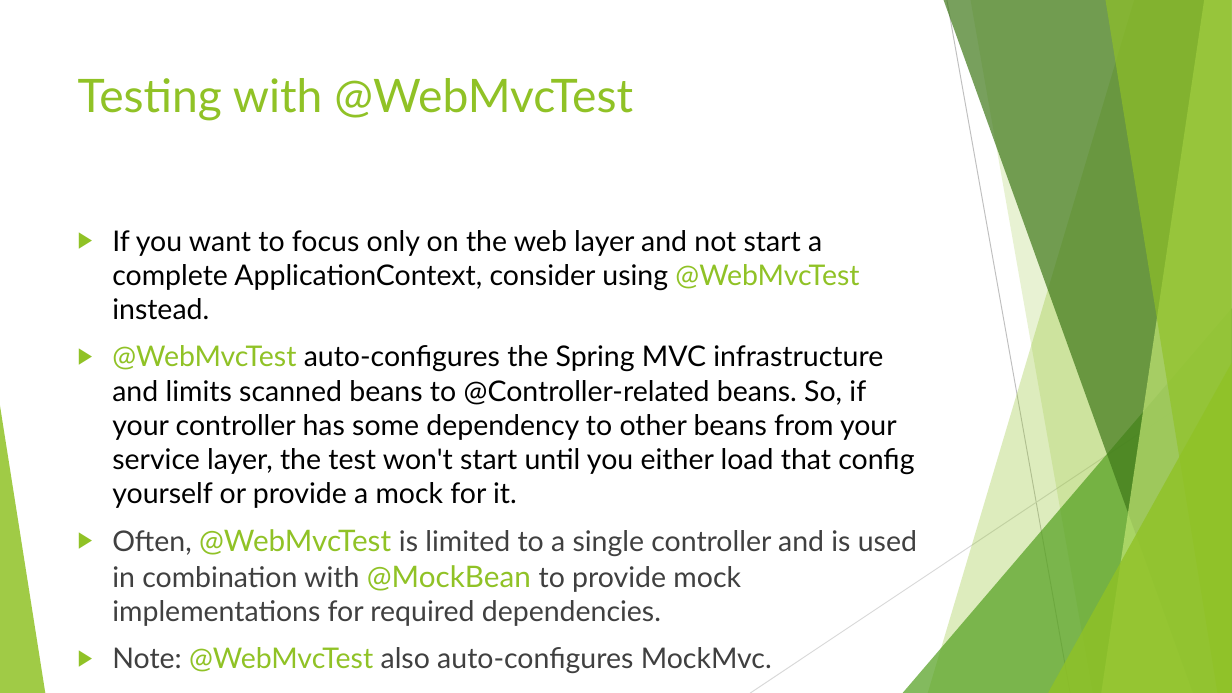
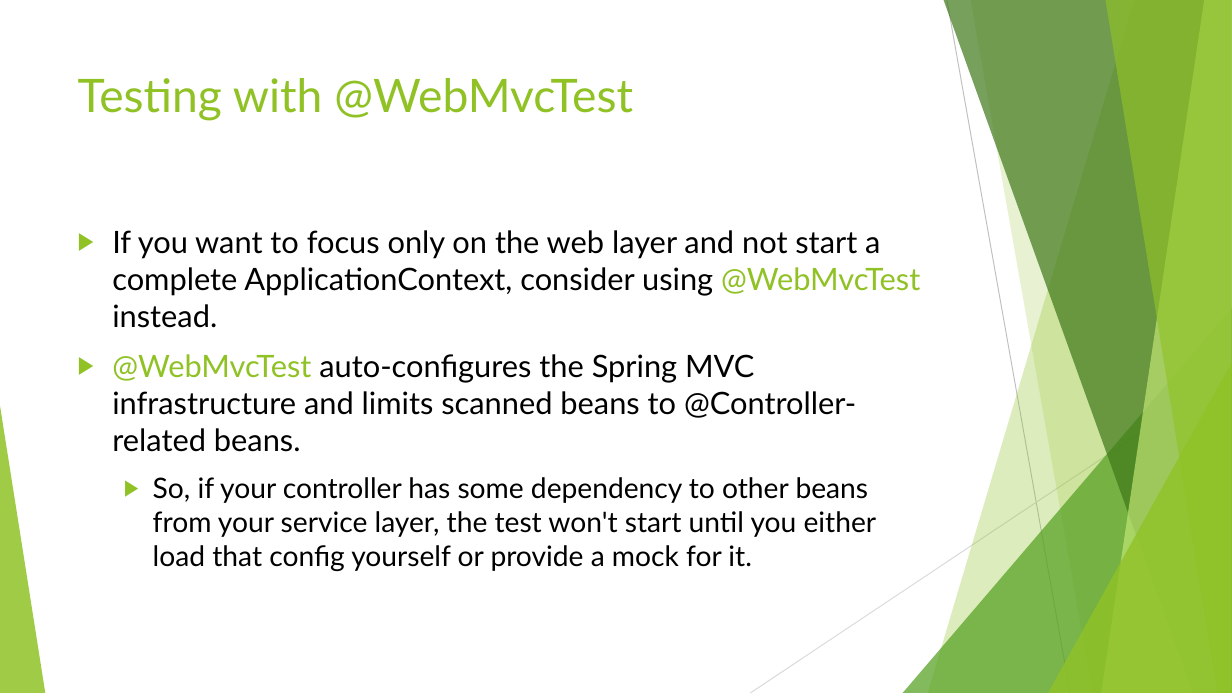
Before and after one commit to ybensman/SpringMicroserviceDemo, a slide deck: slide 18 of Spring_Beginners_2_SpringBootForMS.pptx. Drawn at 1232x693 pixels with LibreOffice and Linux fonts; fonts in the diff are those of the drawing. Boxes give left, top, right and bottom in pixels: in the first picture for what was removed or moved away, otherwise in the second. Text is boxed around its words. In the diff, an @@ line names an element or a change of style, - is before the commit and + after.

```diff
--- a/Spring_Beginners_2_SpringBootForMS.pptx
+++ b/Spring_Beginners_2_SpringBootForMS.pptx
@@ text at (112,230,920,328): size 22.2 to 24 pt in "If you want to focus only on ..." @@
@@ text at (112,354,877,571): text changed; size 22.2 to 22 pt @@
-▶ @WebMvcTest auto-configures the Spring MVC infrastructure and limits scanned beans to @Controller-related beans. So, if your controller has some dependency to other beans from your service layer, the test won't start until you either load that config yourself or provide a mock for it.
-▶ Often, @WebMvcTest is limited to a single controller and is used in combination with @MockBean to provide mock implementations for required dependencies.
-▶ Note: @WebMvcTest also auto-configures MockMvc.
+▶ @WebMvcTest auto-configures the Spring MVC infrastructure and limits scanned beans to @Controller-related beans.
+  ▶ So, if your controller has some dependency to other beans from your service layer, the test won't start until you either load that config yourself or provide a mock for it.
```
Also in this commit, not shown: 11 other slides changed, 1 slide added.
